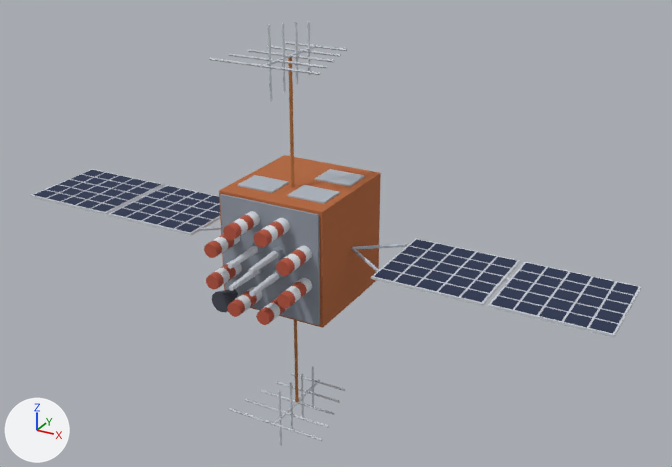
An edit to the glTF model site/models/gps-iir.glb, drawn before and after from the same camera.
The view is the same before and after, from a 50 mm lens placed at (7.82, -12.98, 6.7), pointed at (0.6, 0.15, 0.14). The axes (+X, +Y, +Z) are drawn at lower left. The lights are the same throughout. The picture after the commit comes second. Where no turn or scale is listed for an object, it has been applied to the vertices.

Names of what the first picture shows: 'body', 'foil', 'solar-panel'.
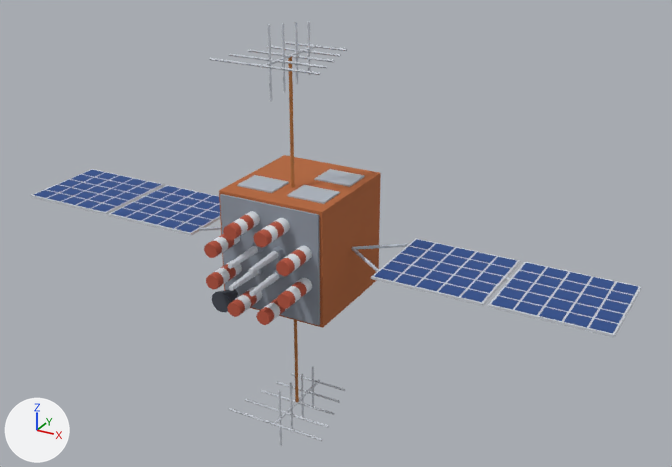
Location of each change, [x1, y1, x2, y2] in pixels of the pictures (672 x 467 px):
'solar-panel', recoloured
    both: [34, 170, 638, 333]

The edits, one by one:
Material 'own #2e4e8c' (mat_own__2e4e8c) is new.
Its base color is (0.0273, 0.0762, 0.262) (blue #2e4e8c).
Its roughness is 1.0.
me_solar_panel has 400 vertices, 200 faces and spans x -5.66..5.66, y -0.84..0.84, z 0.0.
me_solar_panel no longer uses material mat_own__26324f (dark blue #26324f).
me_solar_panel gains material mat_own__2e4e8c (blue #2e4e8c).
